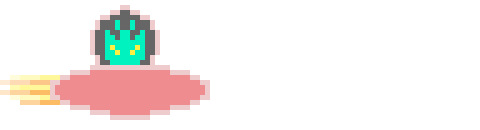
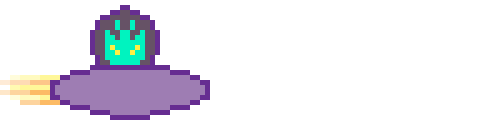
Comparing the layer stacks of the two 480×130 images. Changes:
painted on "Layer 2" over (x1=50, y1=5, x2=210, y2=120)
